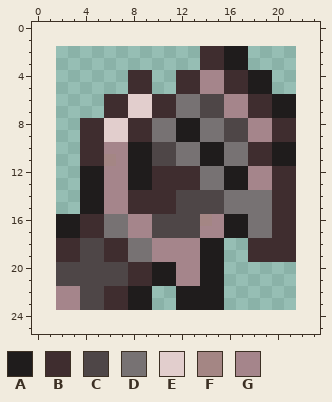
Two states of a pixel-art sprite, Assets/Items/Underground/GloomGauntlet.png. The picture above was drawn from the file before the commit.
The file is 20x22 pixels. Colours within 5 levels of each other are drawn and written as one. The old version is drawn lined up with the new one, on the new canvas.
Palette (. is transparent): A #1f1c1c  B #3f2d2f  C #4e4647  D #777273  E #e2cecd  F #a48684  G #a5858b
Pixels before, first column x 2:
 2 ............BBAA....
 3 ............BBAA....
 4 ......BB..BBGGBBAA..
 5 ......BB..BBGGBBAA..
 6 ....BBEEBBDDCCGGBBAA
 7 ....BBEEBBDDCCGGBBAA
 8 ..BBEEBBDDAADDCCGGBB
 9 ..BBEEBBDDAADDCCGGBB
10 ..BBGGAACCDDAADDBBAA
11 ..BBFGAACCDDAADDBBAA
12 ..AAGGAABBBBDDAAGGBB
13 ..AAGGAABBBBDDAAGGBB
14 ..AAGGBBBBCCCCDDDDBB
15 ..AAGGBBBBCCCCDDDDBB
16 AABBDDGGCCCCFGAADDBB
17 AABBDDGGCCCCGGAADDBB
18 BBCCBBDDGGGGAA..BBBB
19 BBCCBBDDGGGGAA..BBBB
20 CCCCCCBBAAGGAA......
21 CCCCCCBBAAGGAA......
22 GGCCBBAA..AAAA......
23 GGCCBBAA..AAAA......
After the commit:
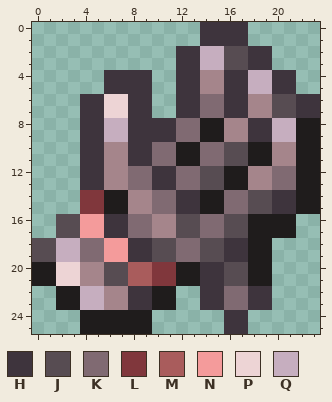
Colours new in this view: H #3e343d  J #574c52  K #806a72  L #80373c  M #a95c5c  N #f49b9b  P #edd4d5  Q #c6aebf
Edits made:
canvas 20x22 -> 24x26, the old top-left corner now at 2,2
Changed rows in their new state; - is an unchanged pixel.
first column x 0:
 0 --------------HHHH------
 1 --------------HHHH------
 2 ------------HHQQJJHH----
 3 ------------HHQQJJHH----
 4 ------HHHH--HH--HHQQHH--
 5 ------HHHH--HH--HHQQHH--
 6 ----HHPPHH..HHKKHHGGJJHH
 7 ----HHPPHH..HHKKHHGGJJHH
 8 ----HHQQHHHHKKAAGGHHQQAA
 9 ----HHQQHHHHKKAAGGHHQQAA
10 ----HH--HHKKAAKKJJAAGGAA
11 ----HHG-HHKKAAKKJJAAGGAA
12 ----HH--KKHHKKJJ----KKAA
13 ----HH--KKHHKKJJ----KKAA
14 ----LLAAGGKKHHAAKKJJHHAA
15 ----LLAAGGKKHHAAKKJJHHAA
16 --JJNNHHKKGGJJKKJJAAAA--
17 --JJNNHHKKGGJJKKJJAAAA--
18 JJQQKKNNHHJJKKJJHHAA..--
19 JJQQKKNNHHJJKKJJHHAA..--
20 AAPPGGJJMMLLAAHHJJAA----
21 AAPPGGJJMMLLAAHHJJAA----
22 --AAQQGGHHAA..HHKKHH----
23 --AAQQGGHHAA..HHKKHH----
24 ----AAAAAA------HH------
25 ----AAAAAA------HH------
